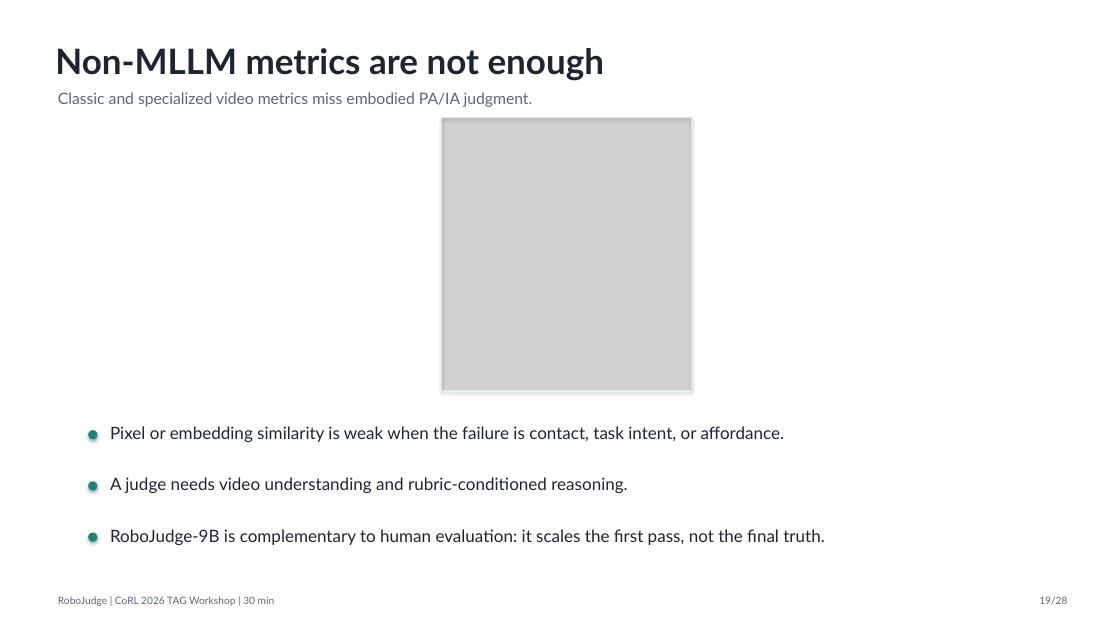
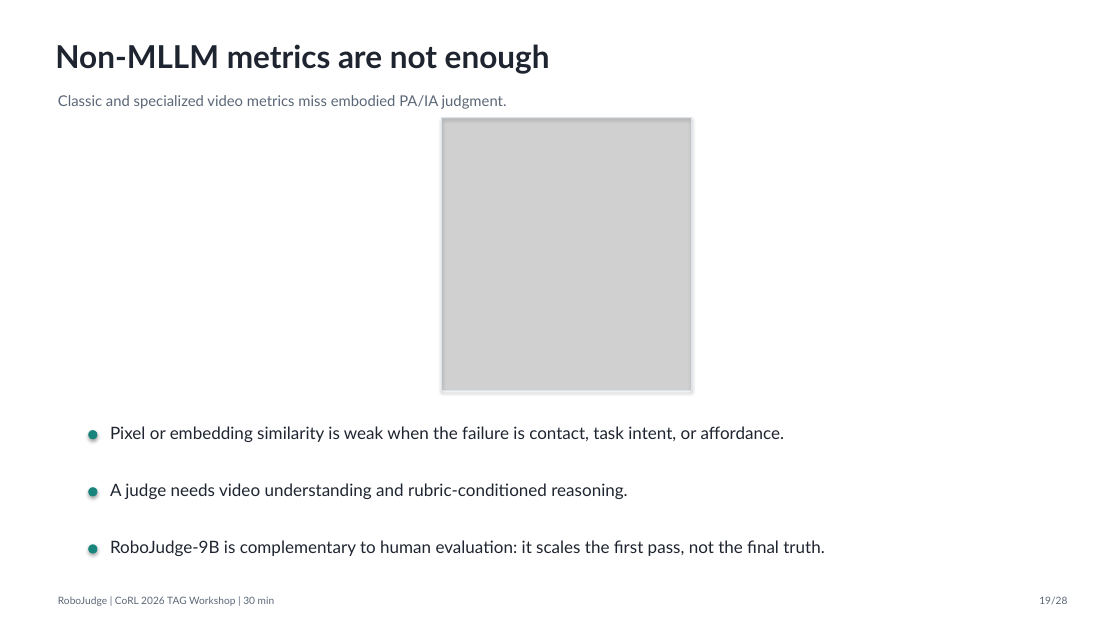
Before and after one commit to SiyuanMaCS/SiyuanMaCS.github.io, a slide deck: slide 19 of RoboJudge-slides/RoboJudge_CoRL_TAG_full_30min.pptx. Drawn at 1120x630 pixels with LibreOffice and Linux fonts; fonts in the diff are those of the drawing; grey boxes stand for pictures. Boxes give left, top, right and bottom in pixels: in the first picture for what was removed or moved away, otherwise in the second. Text is boxed around its words. In the diff, an @@ line names an element or a change of style, - is before the commit and + after.

Commit message:
Refresh RoboJudge workshop slides

```diff
--- a/RoboJudge-slides/RoboJudge_CoRL_TAG_full_30min.pptx
+++ b/RoboJudge-slides/RoboJudge_CoRL_TAG_full_30min.pptx
@@ text "Non-MLLM metrics are not enough" at (x1=55, y1=44, x2=550, y2=74): size 30 to 27 pt @@
@@ text "Classic and specialized video metrics ..." at (x1=58, y1=95, x2=507, y2=109): size 13.5 to 12.7 pt @@
@@ text "A judge needs video understanding ..." moved from (x1=110, y1=477, x2=627, y2=493) to (x1=110, y1=483, x2=627, y2=499) @@
@@ ellipse moved from (x1=88, y1=481, x2=97, y2=491) to (x1=88, y1=487, x2=97, y2=497) @@
@@ text "RoboJudge-9B is complementary to human ..." moved from (x1=110, y1=529, x2=824, y2=545) to (x1=110, y1=540, x2=824, y2=556) @@
@@ ellipse moved from (x1=88, y1=533, x2=97, y2=542) to (x1=88, y1=544, x2=97, y2=554) @@
```
Also in this commit, not shown: 27 other slides changed, 5 other files.
